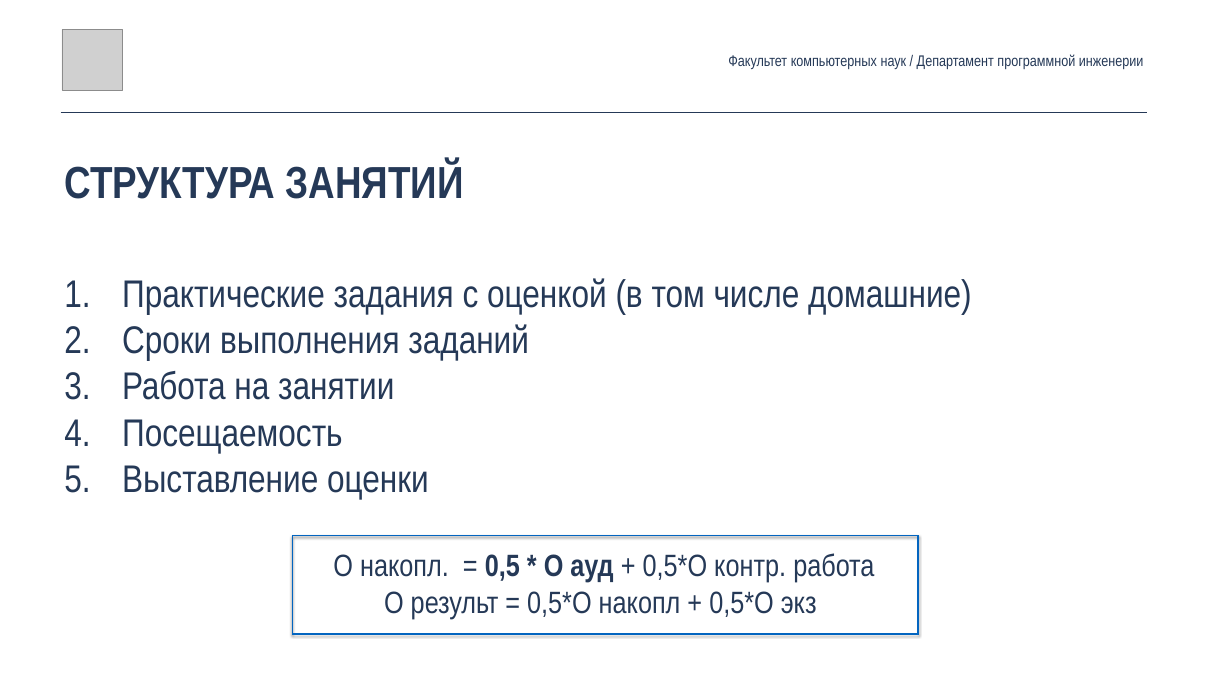
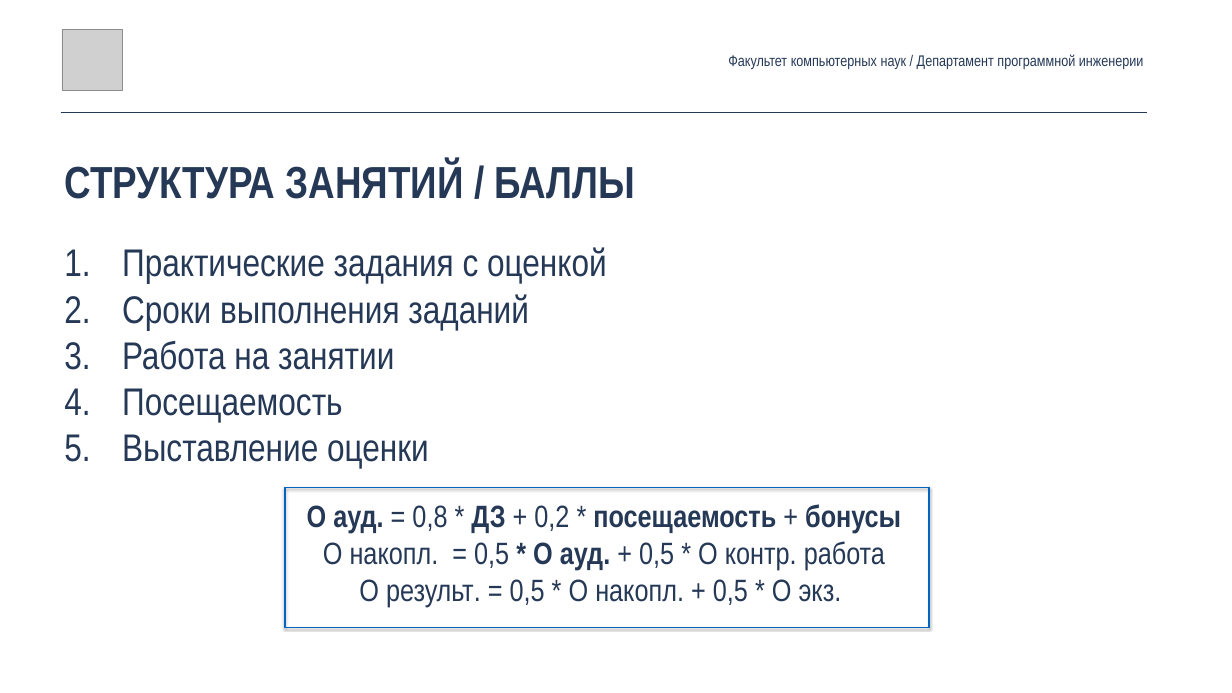
Before and after one commit to andrewt0301/qa-testing-course, a slide deck: slide 4 of seminars/seminar01/Seminar01.pptx. Drawn at 1232x693 pixels with LibreOffice and Linux fonts; fonts in the diff are those of the drawing; grey boxes stand for pictures. Boxes give left, top, right and bottom in pixels: in the first picture for what was removed or moved away, otherwise in the second. Text is boxed around its words. In the diff, an @@ line names an element or a change of style, - is before the commit and + after.

```diff
--- a/seminars/seminar01/Seminar01.pptx
+++ b/seminars/seminar01/Seminar01.pptx
@@ text at (x1=65, y1=162, x2=635, y2=199): text changed @@
-СТРУКТУРА ЗАНЯТИЙ
+СТРУКТУРА ЗАНЯТИЙ / БАЛЛЫ
@@ text "Практические задания с оценкой" moved from (x1=122, y1=278, x2=972, y2=620) to (x1=122, y1=247, x2=901, y2=608) @@
@@ text at (x1=122, y1=247, x2=607, y2=284): text changed @@
-1. Практические задания с оценкой (в том числе домашние)
+1. Практические задания с оценкой
@@ rectangle resized from (x1=292, y1=535, x2=917, y2=634) to (x1=285, y1=487, x2=929, y2=627) @@
@@ text at (x1=307, y1=504, x2=901, y2=608): text changed @@
-О накопл. = 0,5 * О ауд + 0,5*О контр. работа
-О результ = 0,5*О накопл + 0,5*О экз
+О ауд. = 0,8 * ДЗ + 0,2 * посещаемость + бонусы
+О накопл. = 0,5 * О ауд. + 0,5 * О контр. работа
+О результ. = 0,5 * О накопл. + 0,5 * О экз.
```
Also in this commit, not shown: 4 other slides changed, 1 slide added, 1 other file.
